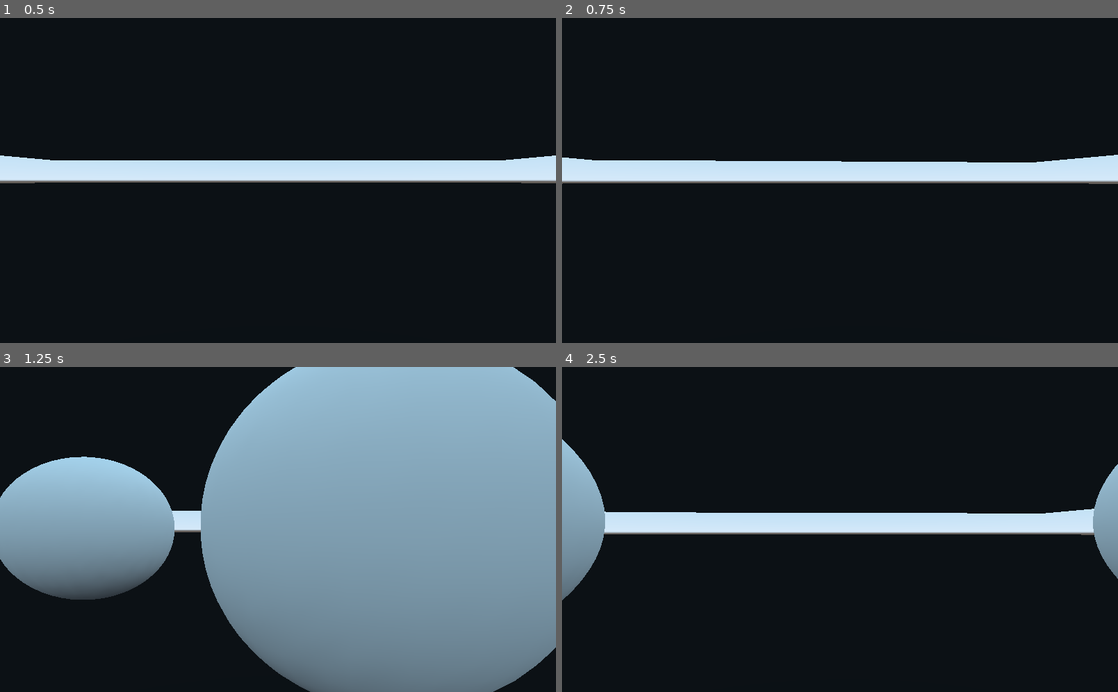
Above: before the commit, frames 1-4 (two rows, left to right).
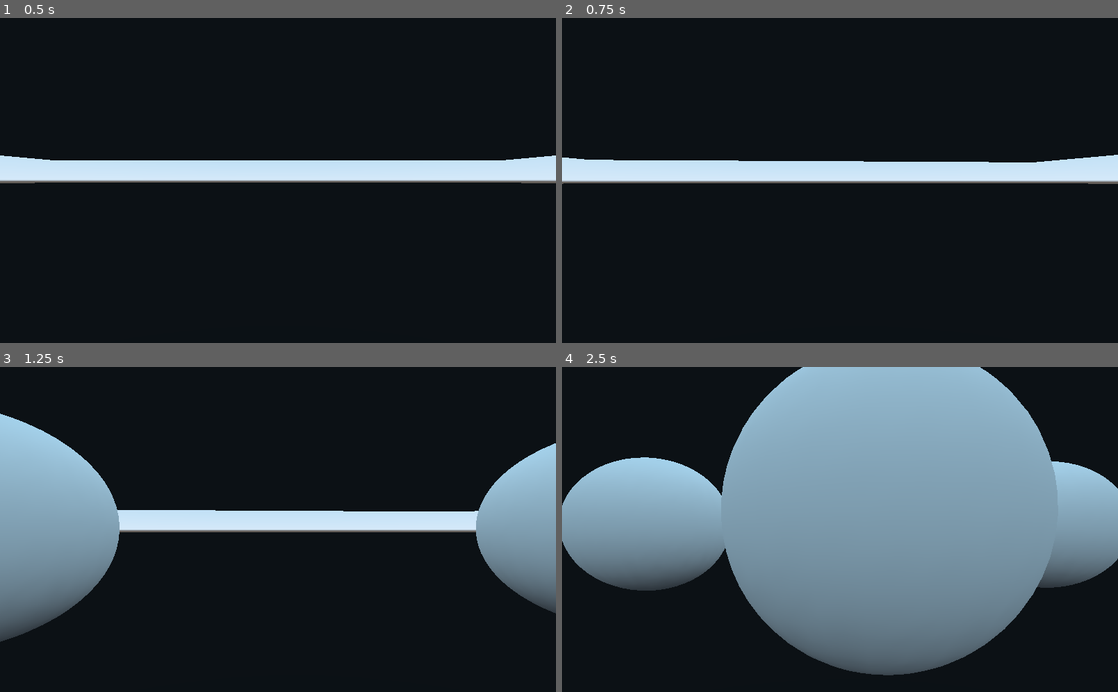
Above: after the commit, the same moments.

Repository: binaryorange/CustomTPCam
Game: Godot game, scene res://test.tscn
Two runs of this game, one before a commit and one after it. Both use one fixed random seed, a clock stepped at 60 frames per second and the inputs below.
Inputs (mouse positions are in pixels of both pictures, inside the frame that each line leads up to):
- Up to frame 1 (0.5 s): no input
- Up to frame 2 (0.75 s): tap Enter at 0.5 s; move the mouse to (867, 180) at 0.52 s; tap V (ChangeDistance) at 0.6 s
- Up to frame 3 (1.25 s): no input
- Up to frame 4 (2.5 s): move the mouse to (812, 529) at 1.27 s; tap V (ChangeDistance) at 1.35, 2.1 s; move the mouse to (851, 523) at 2.02 s

Frame 1 is identical in both runs. In frame 2, less than 0.1% of the frame differs, in the area x 0-95%, y 43-52%; in frame 3, 62%, in the area x 0-100%, y 0-100%; in frame 4, 59%.

Commit message:
Second Commit

Diff:
--- a/TPCam.gd
+++ b/TPCam.gd
@@ -11,7 +11,7 @@
 # Export variables that can be used to modify camera behavior
 export (int, 1, 3) var ViewDistances = 3
 export (int, 3, 8) var ViewDistanceStep = 5
-export (float, 0.01, 0.09) var CameraLerpSpeed = 0.07
+export (float, 0.01, 0.09) var CameraLerpSpeed = 0.03
 
 var follow_target = null
 var view_distances = []
@@ -83,8 +83,6 @@
 		follow_target.global_transform.origin + gimbal_offset,
 		CameraLerpSpeed)
 
-	# useless comment
-
 # This function updates the camera's distance
 func update_camera_distance():
 
@@ -111,17 +109,17 @@
 	if $XGimbal/RayCast.is_colliding():
 		# Make sure we aren't in the noclip group
 		if !$XGimbal/RayCast.get_collider().is_in_group("noclip"):
+
 			# Store the hit position
 			var hit_position = $XGimbal/RayCast.get_collision_point()
 
 			# Measure the distance between the raycast's origin to the hit point
 			var measure = $XGimbal/RayCast.global_transform.origin - hit_position
-			var new_distance = measure.length() - 0.5
+			var new_distance = measure.length()
 
 			# Adjust the camera's distance to the new measured distance
 			MainCamera.transform.origin.z = new_distance
 
-
 			# Cap the camera to a minimum distance, for now
-			if MainCamera.transform.origin.z <= -1:
-				MainCamera.transform.origin.z = -1
+			if MainCamera.transform.origin.z <= -2:
+				MainCamera.transform.origin.z = -2
